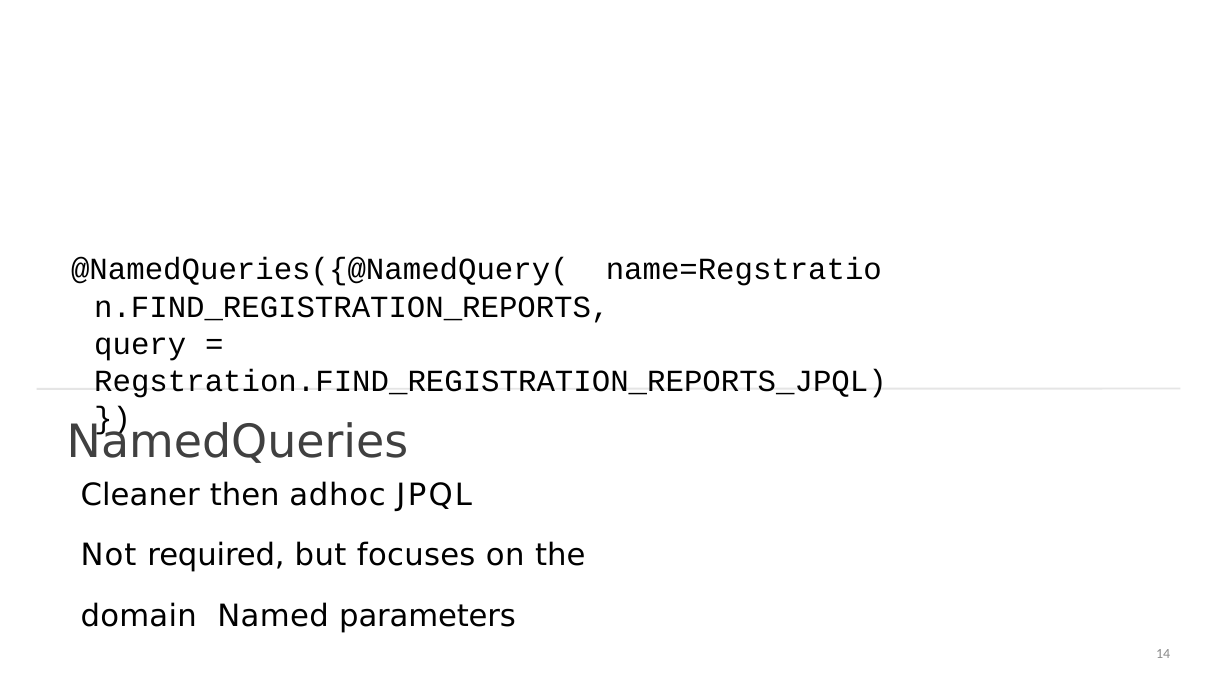
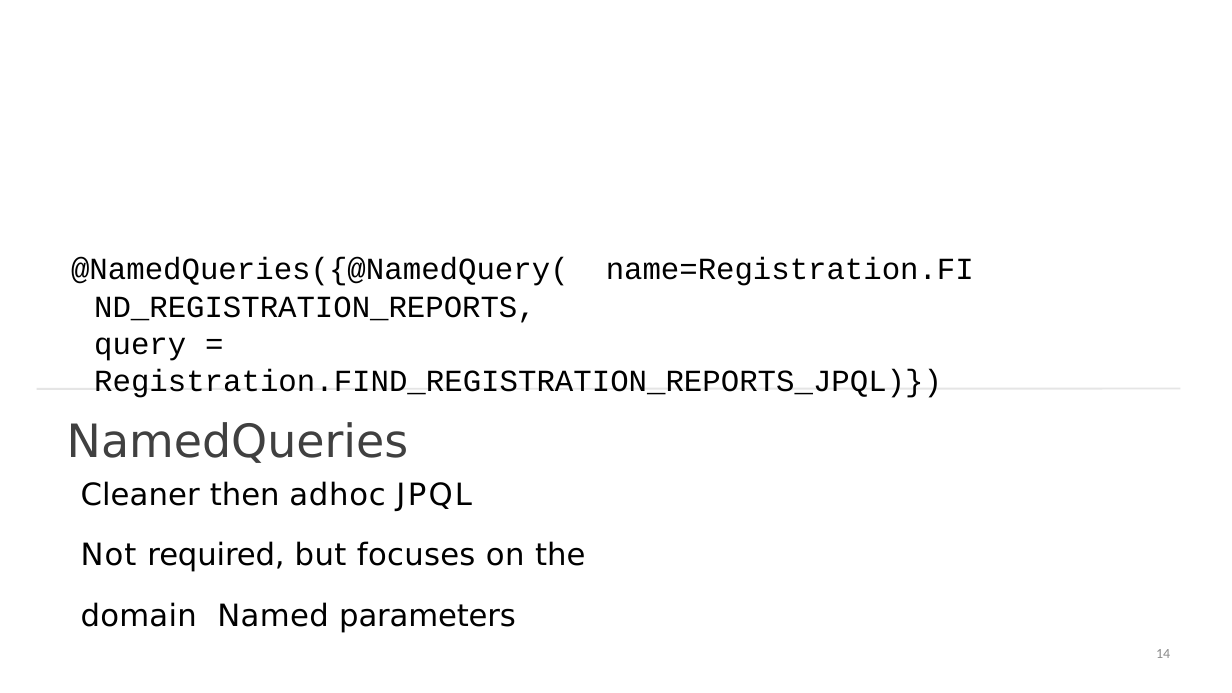
Before and after one commit to StevenJoseph19/SpringBoot, a slide deck: slide 14 of Day 11/Slides/8. JPA Annotations and How to Use Them/jpa-annotations-and-how-to-use-them-slides.pptx. Drawn at 1232x693 pixels with LibreOffice and Linux fonts; fonts in the diff are those of the drawing. Boxes give left, top, right and bottom in pixels: in the first picture for what was removed or moved away, otherwise in the second. Text is boxed around its words. In the diff, an @@ line names an element or a change of style, - is before the commit and + after.

```diff
--- a/Day 11/Slides/8. JPA Annotations and How to Use Them/jpa-annotations-and-how-to-use-them-slides.pptx
+++ b/Day 11/Slides/8. JPA Annotations and How to Use Them/jpa-annotations-and-how-to-use-them-slides.pptx
@@ title at [71,257,974,398]: text changed @@
-@NamedQueries({@NamedQuery( name=Regstration.FIND_REGISTRATION_REPORTS,
-query = Regstration.FIND_REGISTRATION_REPORTS_JPQL)})
+@NamedQueries({@NamedQuery( name=Registration.FIND_REGISTRATION_REPORTS,
+query = Registration.FIND_REGISTRATION_REPORTS_JPQL)})
```
Also in this commit, not shown: 3 other files.
